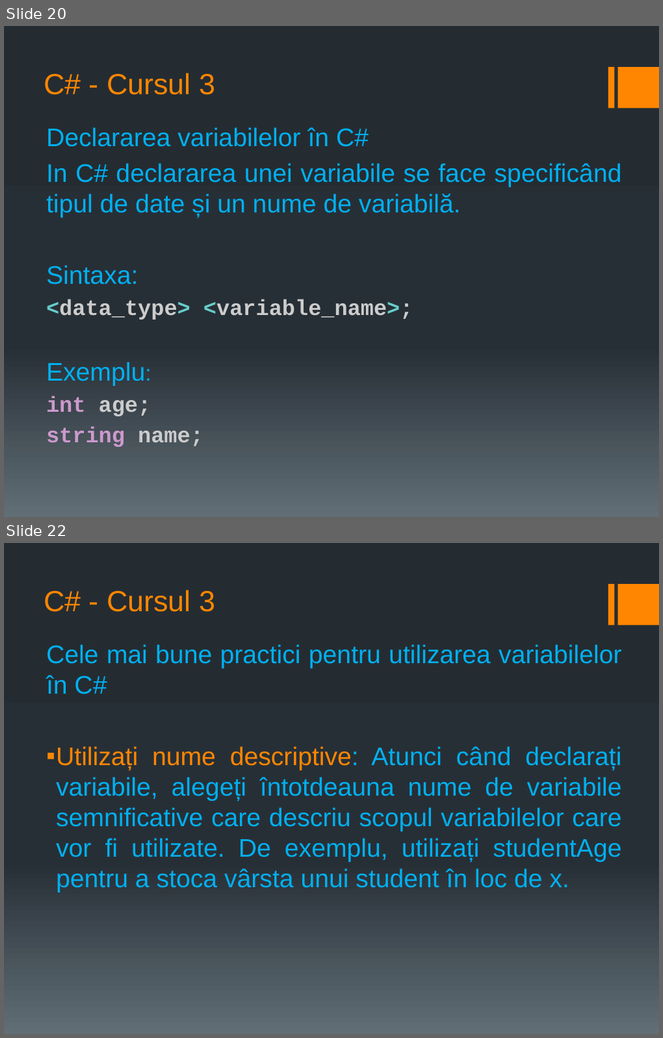
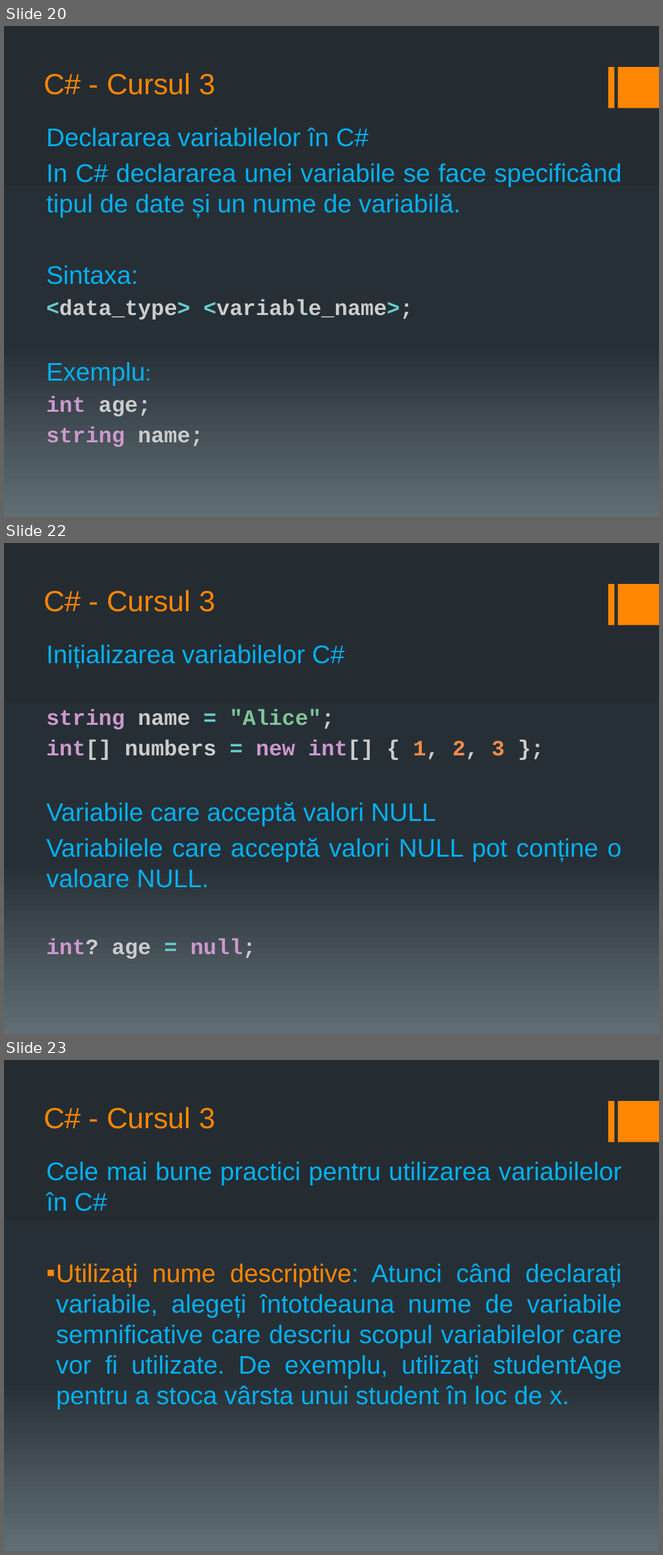
Before and after one commit to PelleRemus/Geoinformatica_Promotia_2025_2028, a slide deck: AlgoritmiSiStructuriDeDate1/Cursuri/cursul 3.pptx. Shown one above the other, each under a label of ours: slides 20 and 22 before the commit, slides 20, 22 and 23 after it; the slides between them are not shown. The pictures are 663x1038 and 663x1555 pixels, drawn with LibreOffice and Linux fonts; fonts in the diff are those of the drawing. Boxes give left, top, right and bottom in pixels: in the first picture for what was removed or moved away, otherwise in the second. Text is boxed around its words. In the diff, an @@ line names an element or a change of style, - is before the commit and + after.

```diff
--- a/AlgoritmiSiStructuriDeDate1/Cursuri/cursul 3.pptx
+++ b/AlgoritmiSiStructuriDeDate1/Cursuri/cursul 3.pptx
@@ slide 22 added at (x1=4, y1=543, x2=659, y2=1034), background gradient #242C33 to #273037 to #636D76; not listed: 2 template elements that a slide beside it also shows @@
@@ title added at (x1=44, y1=590, x2=215, y2=612), 32 pt, text #FF8600 @@
+C# - Cursul 3
@@ text added at (x1=46, y1=644, x2=622, y2=959), 28 pt, text #00B0F0 @@
+Inițializarea variabilelor C#
+string name = "Alice";
+int[] numbers = new int[] { 1, 2, 3 };
+Variabile care acceptă valori NULL
+Variabilele care acceptă valori NULL pot conține o valoare NULL.
+int? age = null;
@@ what was slide 22 is now slide 23 @@
```
Also in this commit, not shown: 2 slides changed, 22 other slides added, 5 other files.
